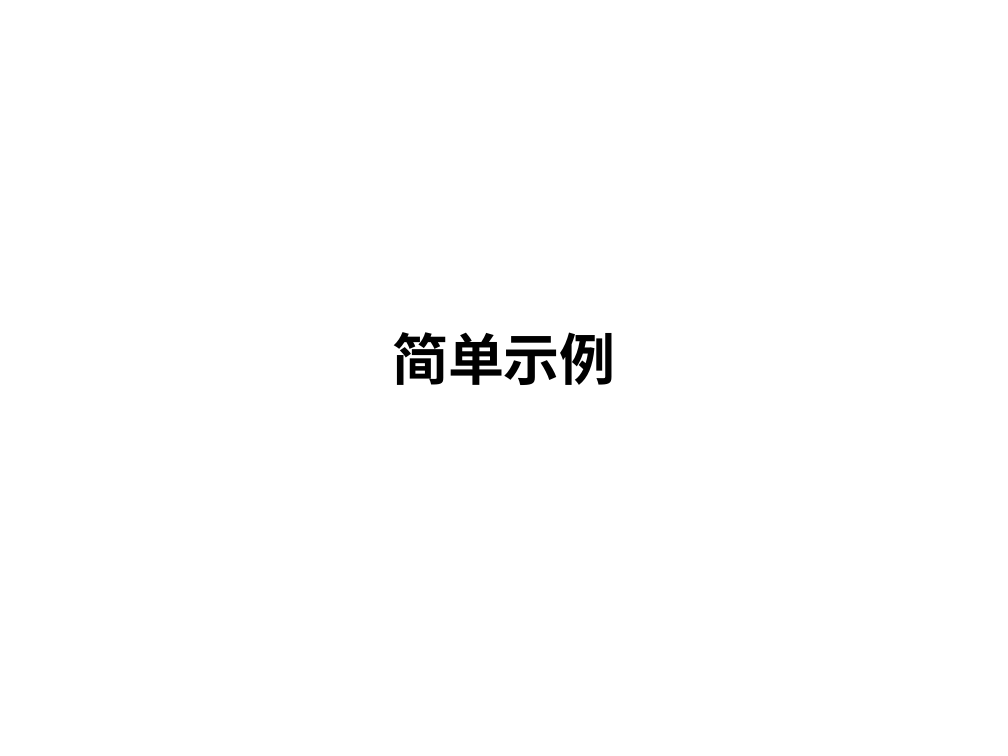
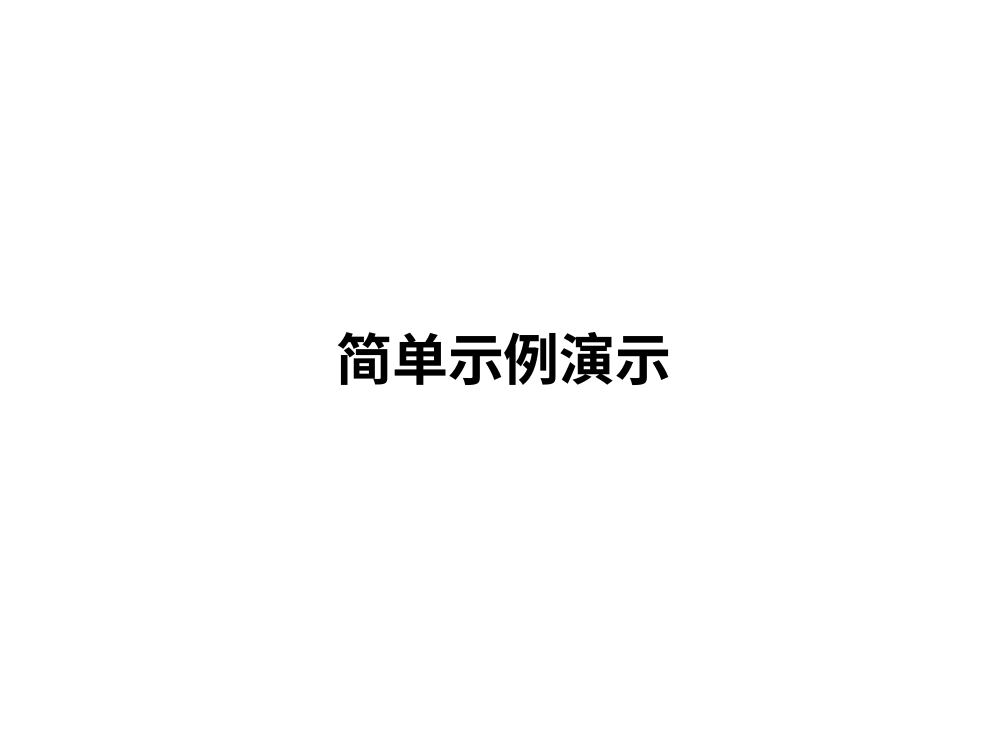
Before and after one commit to iidx/devilheart, a slide deck: slide 12 of doc/MS-Word.ppt (slide 9 before the commit). Drawn at 1008x756 pixels with LibreOffice and Linux fonts; fonts in the diff are those of the drawing; background and template pictures are left out. Boxes give left, top, right and bottom in pixels: in the first picture for what was removed or moved away, otherwise in the second. Text is boxed around its words. In the diff, an @@ line names an element or a change of style, - is before the commit and + after.

```diff
--- a/doc/MS-Word.ppt
+++ b/doc/MS-Word.ppt
@@ text at [336,332,672,385]: text changed @@
-简单示例
+简单示例演示
```
Also in this commit, not shown: 3 other slides changed, 1 slide added.
